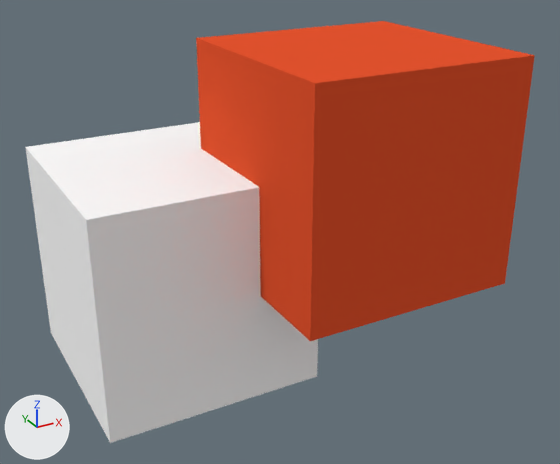
A saved change to the Blender file node-library.blend.
Rendered twice from a 50 mm camera at (-2.27, -6.22, 3.18) aimed at (0.84, -0.56, 0.35). Arrows for +X, +Y and +Z are at lower left; the lights stay in place.

Before the edit, the objects in view are built like this:
```python
mat_material = diffuse_material('Material')
mat_material.base_color = (0.8, 0.0883, 0.0282)  # orange #e7542f
me_cube = bpy.data.meshes.new('Cube')
me_cube.from_pydata(...)  # a box spanning x -1.0..1.0, y -1.0..1.0, z -1.0..1.0
me_cube.materials.append(mat_material)  # orange #e7542f
me_cube_001 = bpy.data.meshes.new('Cube.001')
me_cube_001.from_pydata(...)  # a box spanning x -1.0..1.0, y -1.0..1.0, z -1.0..1.0
me_cube_001.materials.append(mat_simple_material)
ob_cube = bpy.data.objects.new('Cube', me_cube_001)
ob_cube.location = (0.0, 0.0, 0.0)
ob_cube_001 = bpy.data.objects.new('Cube.001', me_cube)
ob_cube_001.location = (1.412, -0.828, 1.006)
```
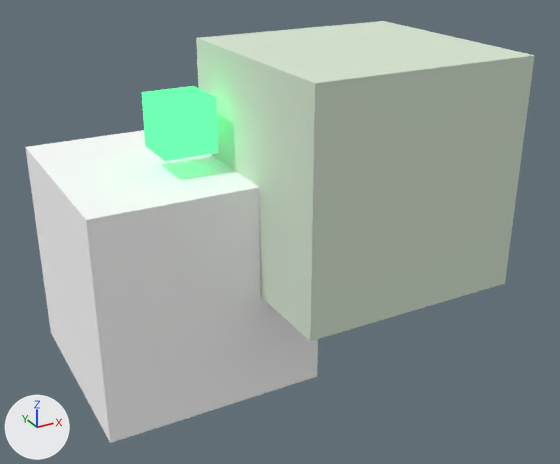
Location of each change, [x1, y1, x2, y2] in pixels of the pictures (560 x 464 px):
```json
{"object": "Cube.001", "change": "recoloured", "before": [196, 21, 535, 341], "after": [196, 21, 535, 341], "on screen": "brown to grey"}
{"object": "Cube.002", "change": "added", "after": [142, 86, 218, 161], "on screen": "green"}
```

The change, as JSON lines over the scene's bpy script:
```json
{"op": "add", "block": "ng_archilogic_emission", "code": ["ng_archilogic_emission = bpy.data.node_groups.new('archilogic-emission', 'ShaderNodeTree')", "# nodes: Emission, Mix", "# colours: white #ffffff"]}
{"op": "set", "path": "mat_material.base_color", "old": "(0.8, 0.0883, 0.0282)", "new": "(0.695, 0.8, 0.659)", "note": "orange #e7542f -> white #d9e7d4"}
{"op": "add", "block": "mat_archilogic_emission", "code": ["mat_archilogic_emission = bpy.data.materials.new('archilogic-emission')", "mat_archilogic_emission.use_nodes = True; mat_archilogic_emission.node_tree.nodes.clear()", "_N = mat_archilogic_emission.node_tree.nodes; _L = mat_archilogic_emission.node_tree.links", "n0 = _N.new('ShaderNodeOutputMaterial'); n0.name = 'Material Output'", "n1 = _N.new('ShaderNodeGroup'); n1.name = 'Group'", "n1.node_tree = ng_archilogic_emission", "n1.inputs[0].default_value = (0.98, 1.0, 0.875, 1.0)  # 'map-diffuse', white #fdfff0", "n1.inputs[1].default_value = (0.12, 1.0, 0.378, 1.0)  # 'color-diffuse', green #61ffa5", "n1.inputs[2].default_value = 1.4  # 'intensity-emission'", "_L.new(n1.outputs[0], n0.inputs[0])  # 'output' to 'Surface'"]}
{"op": "add", "block": "me_cube_002", "code": ["me_cube_002 = bpy.data.meshes.new('Cube.002')", "me_cube_002.from_pydata(...)  # a box spanning x -1.0..1.0, y -1.0..1.0, z -1.0..1.0", "me_cube_002.materials.append(mat_archilogic_emission)  # its picture is missing"]}
{"op": "add", "block": "ob_cube_002", "code": ["ob_cube_002 = bpy.data.objects.new('Cube.002', me_cube_002)", "ob_cube_002.location = (0.031, -0.307, 1.416)", "ob_cube_002.scale = (0.233, 0.233, 0.233)"]}
```
